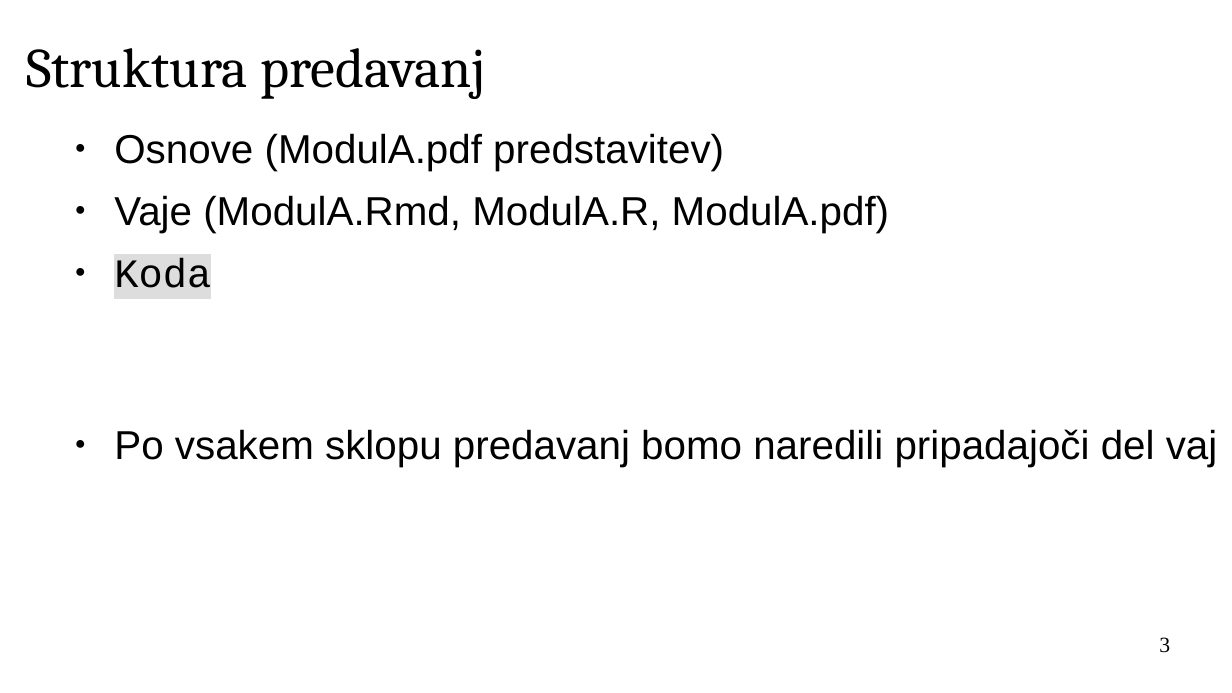
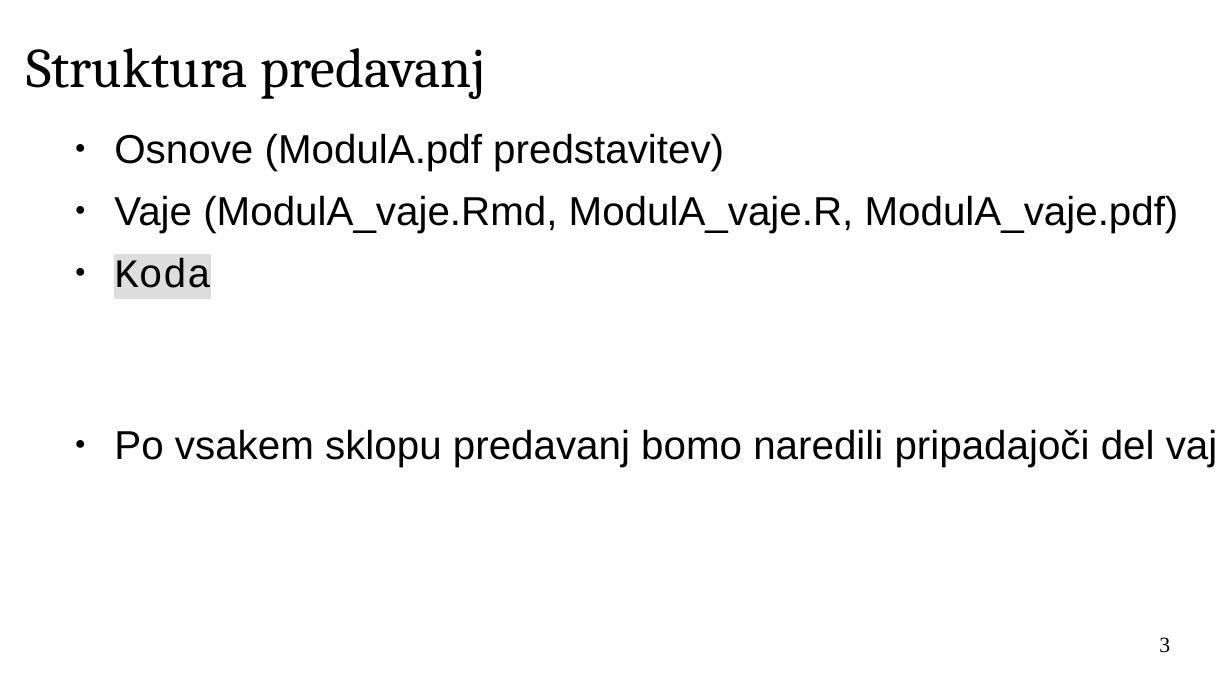
Before and after one commit to janaobsteter/R_tecaj, a slide deck: slide 3 of ModulA/IT_Rtecaj_ModulA.odp. Drawn at 1232x693 pixels with LibreOffice and Linux fonts; fonts in the diff are those of the drawing; background and template pictures are left out. Boxes give left, top, right and bottom in pixels: in the first picture for what was removed or moved away, otherwise in the second. Text is boxed around its words. In the diff, an @@ line names an element or a change of style, - is before the commit and + after.

Commit message:
modula completed

```diff
--- a/ModulA/IT_Rtecaj_ModulA.odp
+++ b/ModulA/IT_Rtecaj_ModulA.odp
@@ text at box(114, 195, 1179, 233): text changed @@
-● Vaje (ModulA.Rmd, ModulA.R, ModulA.pdf)
+● Vaje (ModulA_vaje.Rmd, ModulA_vaje.R, ModulA_vaje.pdf)
```
Also in this commit, not shown: 6 other slides changed, 2 slides added, 2 other files.
